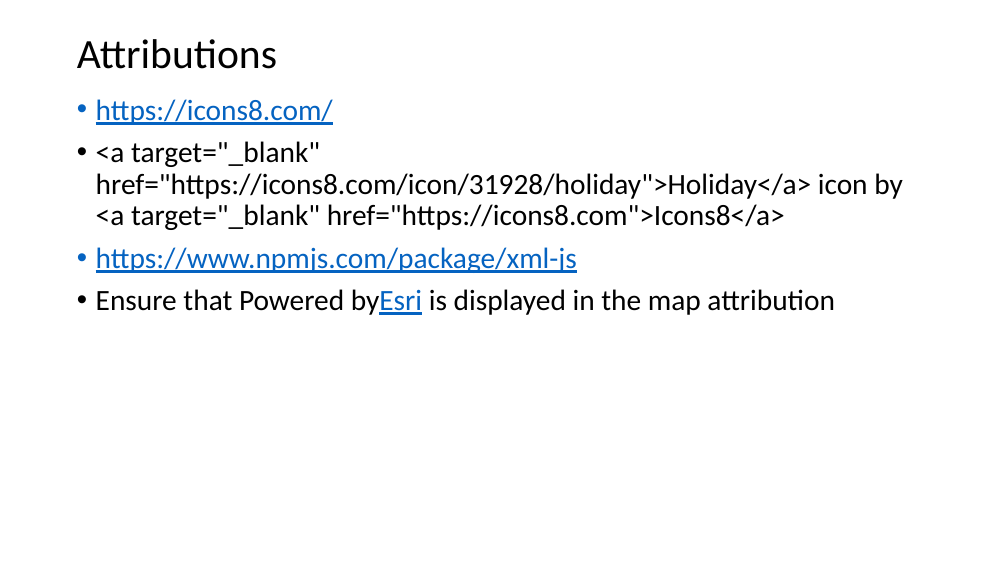
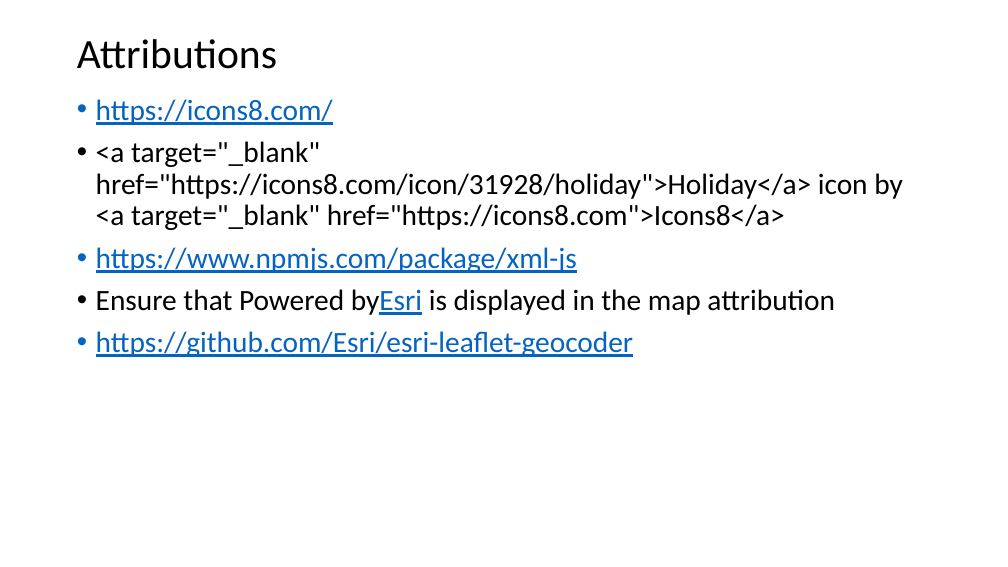
Before and after one commit to willhwj/TGCAssignment1, a slide deck: slide 4 of UI.pptx. Drawn at 1008x567 pixels with LibreOffice and Linux fonts; fonts in the diff are those of the drawing. Boxes give left, top, right and bottom in pixels: in the first picture for what was removed or moved away, otherwise in the second. Text is boxed around its words. In the diff, an @@ line names an element or a change of style, - is before the commit and + after.

```diff
--- a/UI.pptx
+++ b/UI.pptx
@@ text at (96,331,633,357): paragraph added @@
+• https://github.com/Esri/esri-leaflet-geocoder
```
Also in this commit, not shown: 3 other files.
